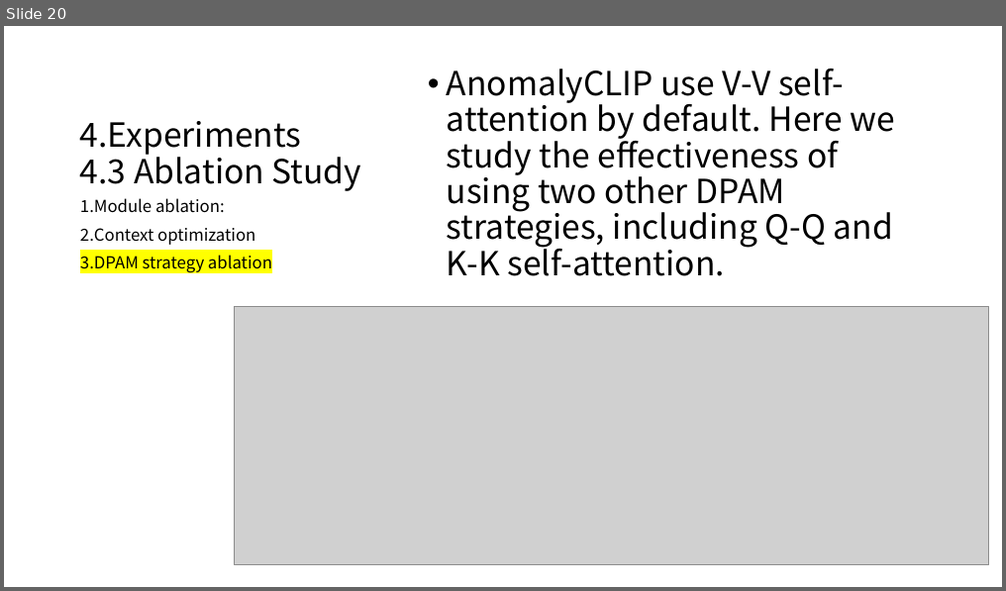
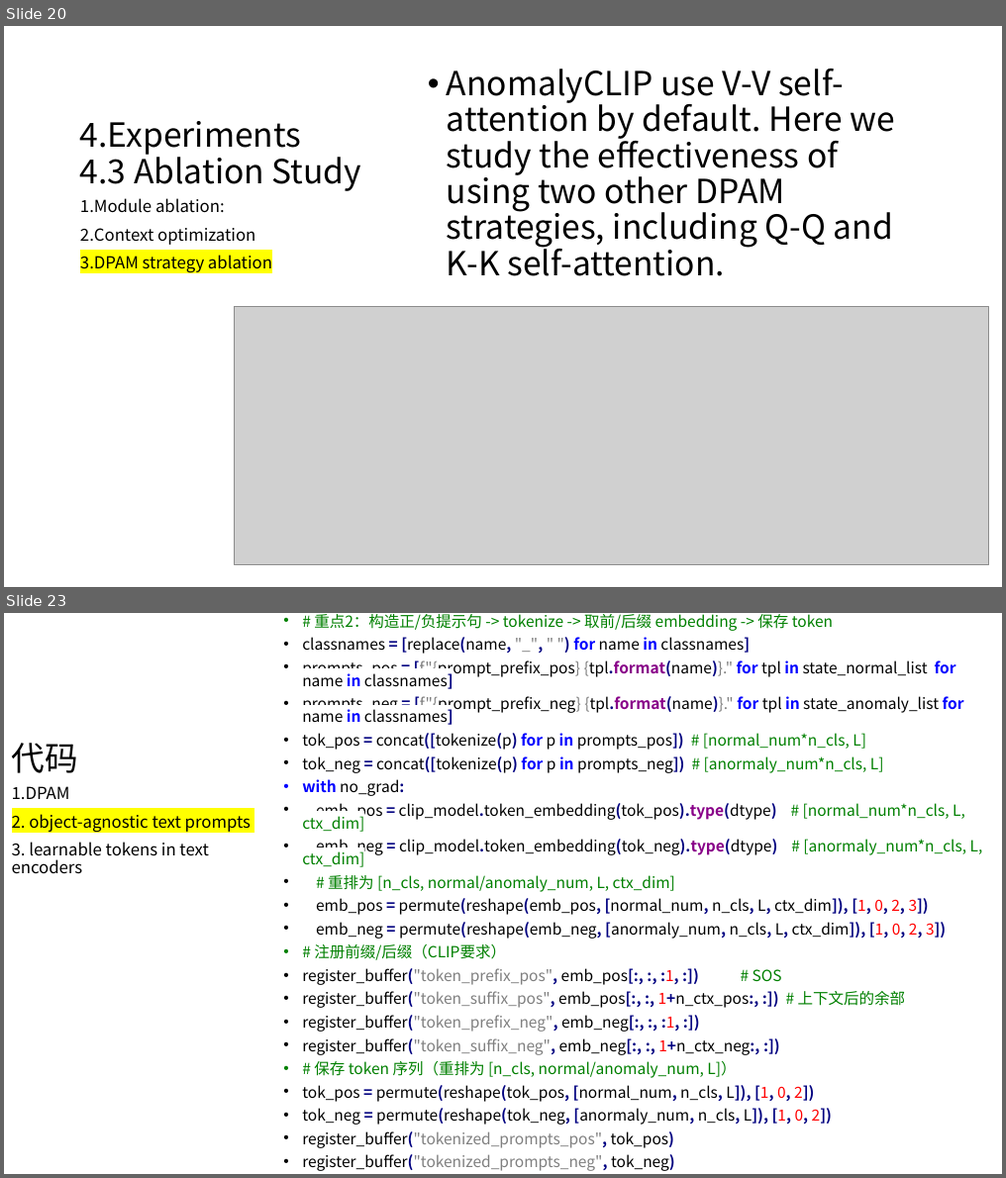
Before and after one commit to wushengxin2012/fileRepository, a slide deck: 2310.18961v10-AnomlyClip.pptx. Shown one above the other, each under a label of ours: slide 20 before the commit, slides 20 and 23 after it; the slides between them are not shown. The pictures are 1006x591 and 1006x1178 pixels, drawn with LibreOffice and Linux fonts; fonts in the diff are those of the drawing; grey boxes stand for pictures. Boxes give left, top, right and bottom in pixels: in the first picture for what was removed or moved away, otherwise in the second. Text is boxed around its words. In the diff, an @@ line names an element or a change of style, - is before the commit and + after.

Commit message:
dell update AnomalyCLIP ppt

```diff
--- a/2310.18961v10-AnomlyClip.pptx
+++ b/2310.18961v10-AnomlyClip.pptx
@@ slide 23 added at [4, 613, 1002, 1174], background #FFFFFF @@
@@ text added at [302, 614, 983, 1171], 14.8 pt, text #000000 @@
+• # 重点2：构造正/负提示句 -> tokenize -> 取前/后缀 embedding -> 保存 token
+• classnames = [replace(name, "_", " ") for name in classnames]
+• prompts_pos = [f"{prompt_prefix_pos} {tpl.format(name)}." for tpl in state_normal_list for name in classnames]
+• prompts_neg = [f"{prompt_prefix_neg} {tpl.format(name)}." for tpl in state_anomaly_list for name in classnames]
+• tok_pos = concat([tokenize(p) for p in prompts_pos]) # [normal_num*n_cls, L]
+• tok_neg = concat([tokenize(p) for p in prompts_neg]) # [anormaly_num*n_cls, L]
+• with no_grad:
+• emb_pos = clip_model.token_embedding(tok_pos).type(dtype) # [normal_num*n_cls, L, ctx_dim]
+• emb_neg = clip_model.token_embedding(tok_neg).type(dtype) # [anormaly_num*n_cls, L, ctx_dim]
+• # 重排为 [n_cls, normal/anomaly_num, L, ctx_dim]
+• emb_pos = permute(reshape(emb_pos, [normal_num, n_cls, L, ctx_dim]), [1, 0, 2, 3])
+• emb_neg = permute(reshape(emb_neg, [anormaly_num, n_cls, L, ctx_dim]), [1, 0, 2, 3])
+• # 注册前缀/后缀（CLIP要求）
+• register_buffer("token_prefix_pos", emb_pos[:, :, :1, :]) # SOS
+• register_buffer("token_suffix_pos", emb_pos[:, :, 1+n_ctx_pos:, :]) # 上下文后的余部
+• register_buffer("token_prefix_neg", emb_neg[:, :, :1, :])
+• register_buffer("token_suffix_neg", emb_neg[:, :, 1+n_ctx_neg:, :])
+• # 保存 token 序列（重排为 [n_cls, normal/anomaly_num, L]）
+• tok_pos = permute(reshape(tok_pos, [normal_num, n_cls, L]), [1, 0, 2])
+• tok_neg = permute(reshape(tok_neg, [anormaly_num, n_cls, L]), [1, 0, 2])
+• register_buffer("tokenized_prompts_pos", tok_pos)
+• register_buffer("tokenized_prompts_neg", tok_neg)
@@ title added at [12, 743, 78, 773], 32 pt, text #000000 @@
+代码
@@ text added at [12, 786, 251, 874], 16 pt, text #000000 @@
+1.DPAM
+2. object-agnostic text prompts
+3. learnable tokens in text encoders
```
Also in this commit, not shown: 2 slides changed, 3 other slides added.
